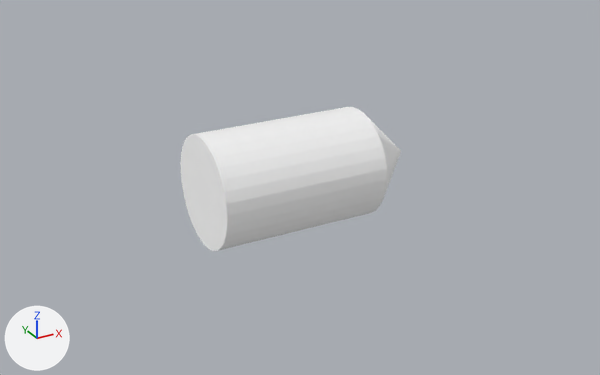
Before and after pictures for a commit that changed the glTF model missile.glb.
The view is the same before and after, from a camera (50 mm lens) standing at (-3.15, -5.89, 2.97) and looking at (0.16, 0.12, -0.03). The lights are fixed; the arrows at lower left show +X, +Y and +Z.
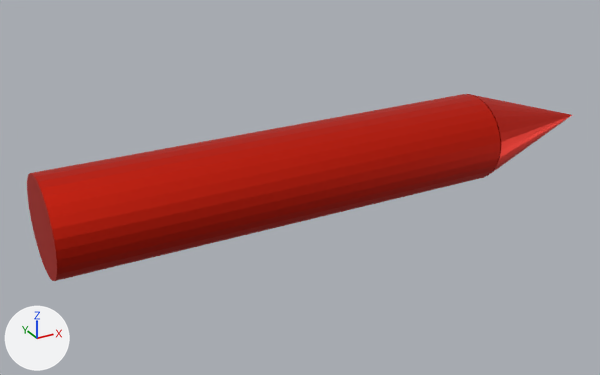
Pixel boxes [x1, y1, x2, y2] of what changed, in the pictures (600 x 375 px):
'Cylinder', recoloured, rescaled (146% wider, 30% taller)
    before: [180, 107, 401, 251]
    after: [27, 94, 572, 281]

What changed in the scene script:
```text
Add mat_material_003:
    mat_material_003 = principled_material('Material.003')
    mat_material_003.base_color = (0.8, 0.0279, 0.0122)  # red #e72f1d
    mat_material_003.metallic = 1.0
Change me_cylinder_002:
    where me_cylinder_002.from_pydata(...)  # 97 vertices, 186 faces; spans x -1.0..1.0, y -1.0..1.0, z -1.0..1.66
    remove me_cylinder_002.materials.append(mat_material_002)  # white #ffffff
    add me_cylinder_002.materials.append(mat_material_003)  # red #e72f1d
Change ob_cylinder:
    ob_cylinder.scale: (0.491, 0.491, 0.747) -> (0.413, 0.433, 2.06)
```
